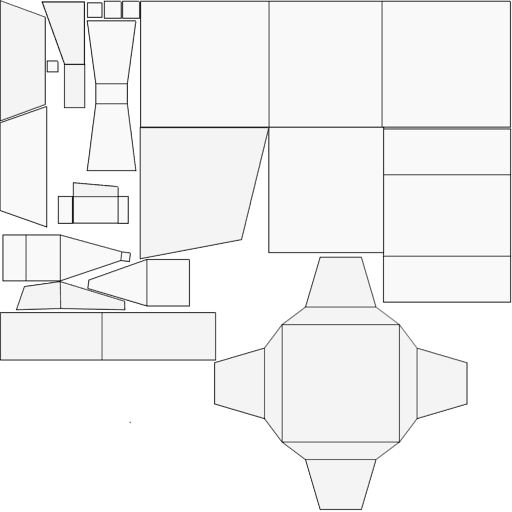
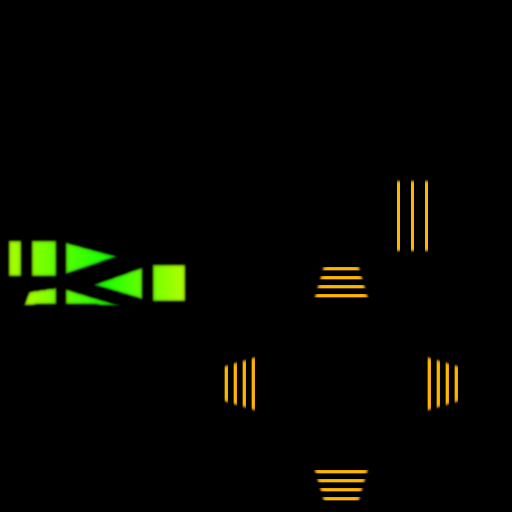
The second (512, 512) image is a revision of the first. Changes to its layers:
removed layer "andplat.png #6" over (2, 182, 191, 311)
removed layer "andplat.png #4" over (213, 256, 468, 511)
removed layer "andplat.png #3" over (0, 1, 137, 228)
removed layer "andplat.png #2" over (0, 0, 103, 122)
removed layer "andplat.png #1" over (0, 126, 270, 361)
hid "andplat.png", painted on it over (0, 0, 512, 511)
added layer "perimetro copia" above "colore" over (0, 0, 512, 512)
added layer "luci" above "scala" over (3, 174, 458, 501)
added layer "sfondo col" above "Livello incollato copia" over (0, 0, 512, 512)
